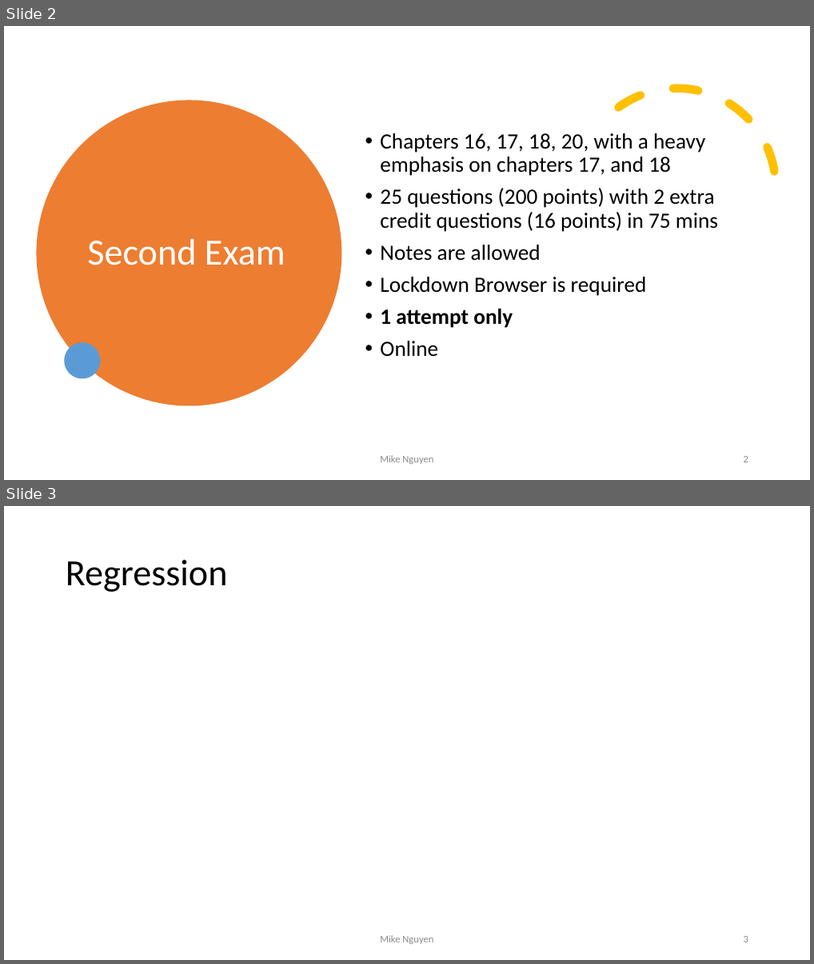
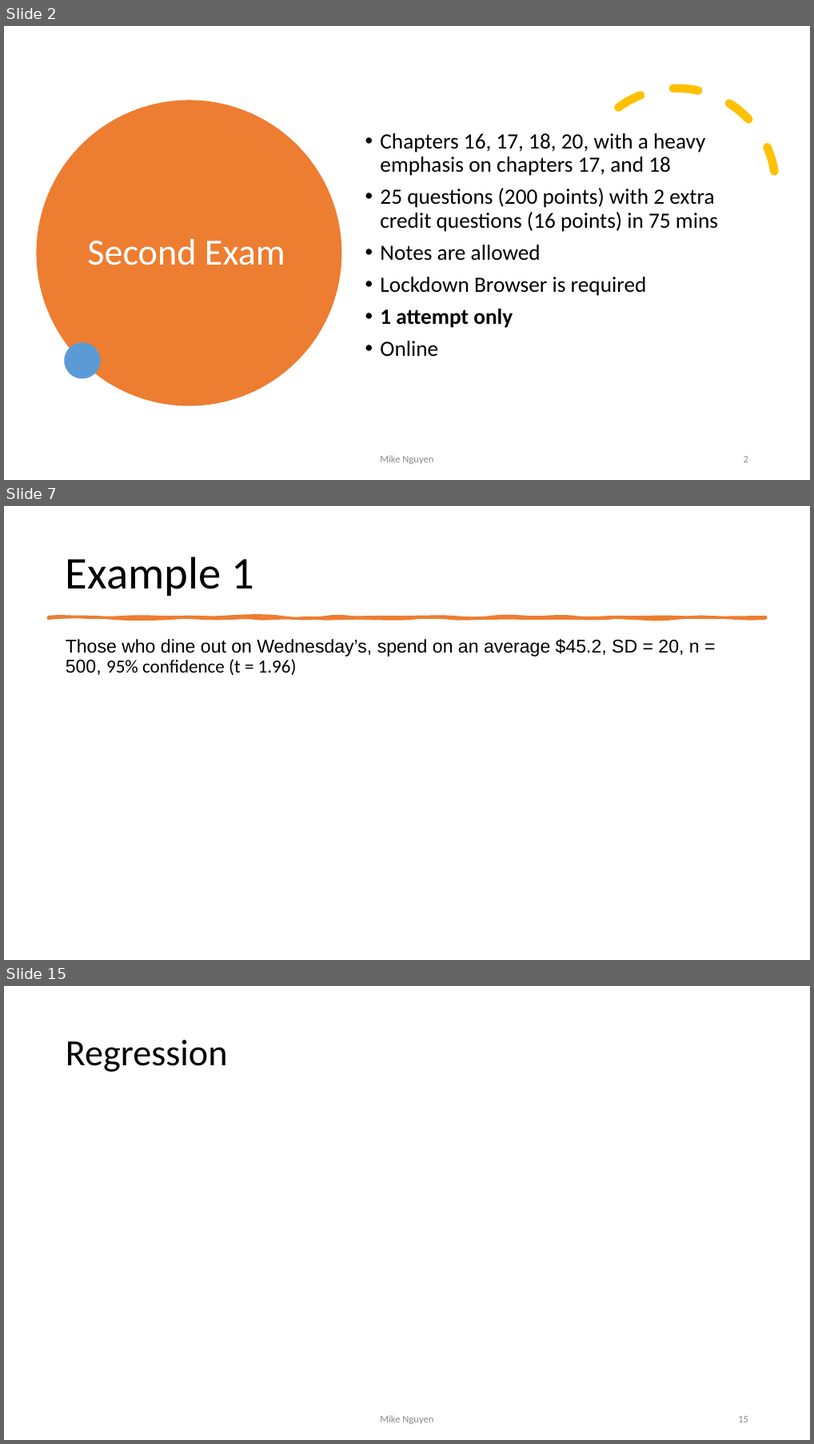
Before and after one commit to mikenguyen13/mar4050, a slide deck: lectures/14/2_Review.pptx. Shown one above the other, each under a label of ours: slides 2 and 3 before the commit, slides 2, 7 and 15 after it; the slides between them are not shown. The pictures are 814x964 and 814x1444 pixels, drawn with LibreOffice and Linux fonts; fonts in the diff are those of the drawing. Boxes give left, top, right and bottom in pixels: in the first picture for what was removed or moved away, otherwise in the second. Text is boxed around its words. In the diff, an @@ line names an element or a change of style, - is before the commit and + after.

```diff
--- a/lectures/14/2_Review.pptx
+++ b/lectures/14/2_Review.pptx
@@ slide 7 added at (4,506,810,960), background #FFFFFF @@
@@ title added at (66,556,254,596), 54 pt, text #000000 @@
+Example 1
@@ freeform shape added at (48,616,766,618), fill #ED7D31, outline #ED7D31 3.25 pt @@
@@ text added at (66,639,700,675), 22 pt, text #000000 @@
+Those who dine out on Wednesday’s, spend on an average $45.2, SD = 20, n = 500, 95% confidence (t = 1.96)
@@ what was slide 3 is now slide 15 @@
@@ page number at (738,1416,749,1422): text changed @@
-3
+15
```
Also in this commit, not shown: 12 other slides added, 15 other files.
